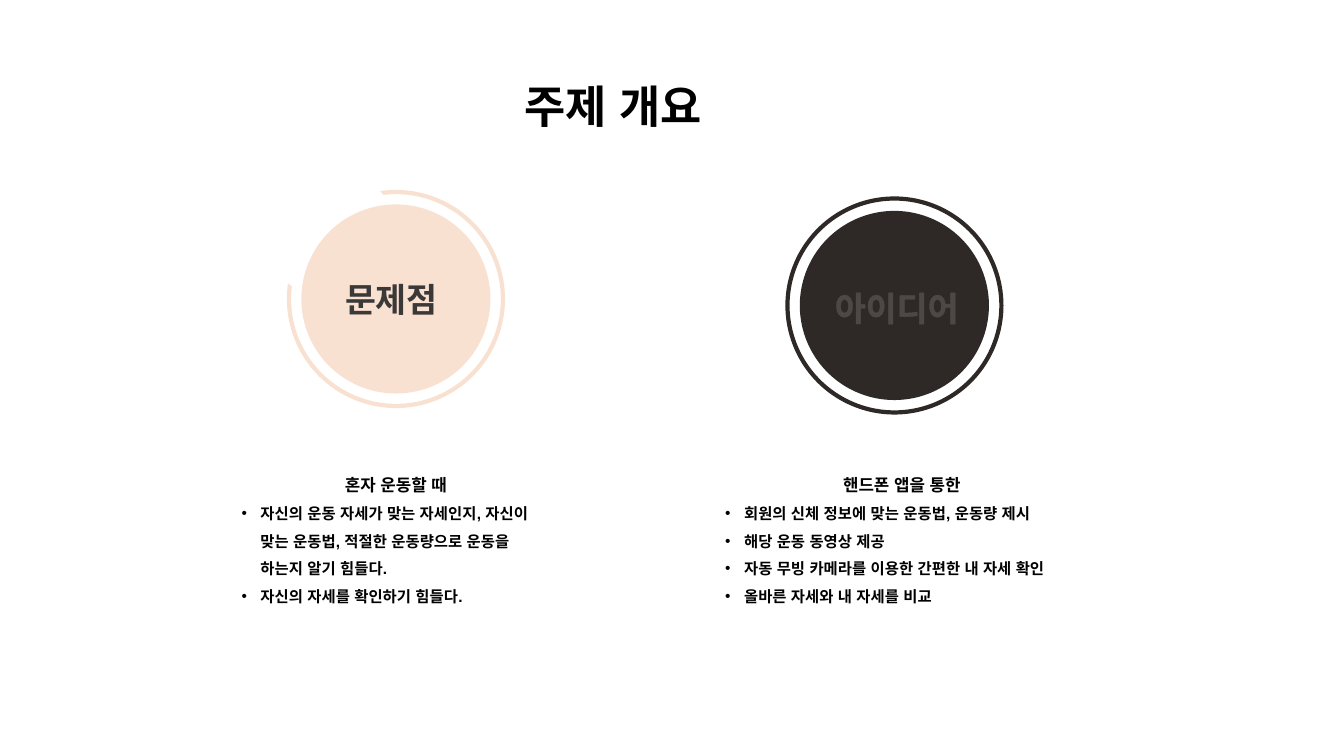
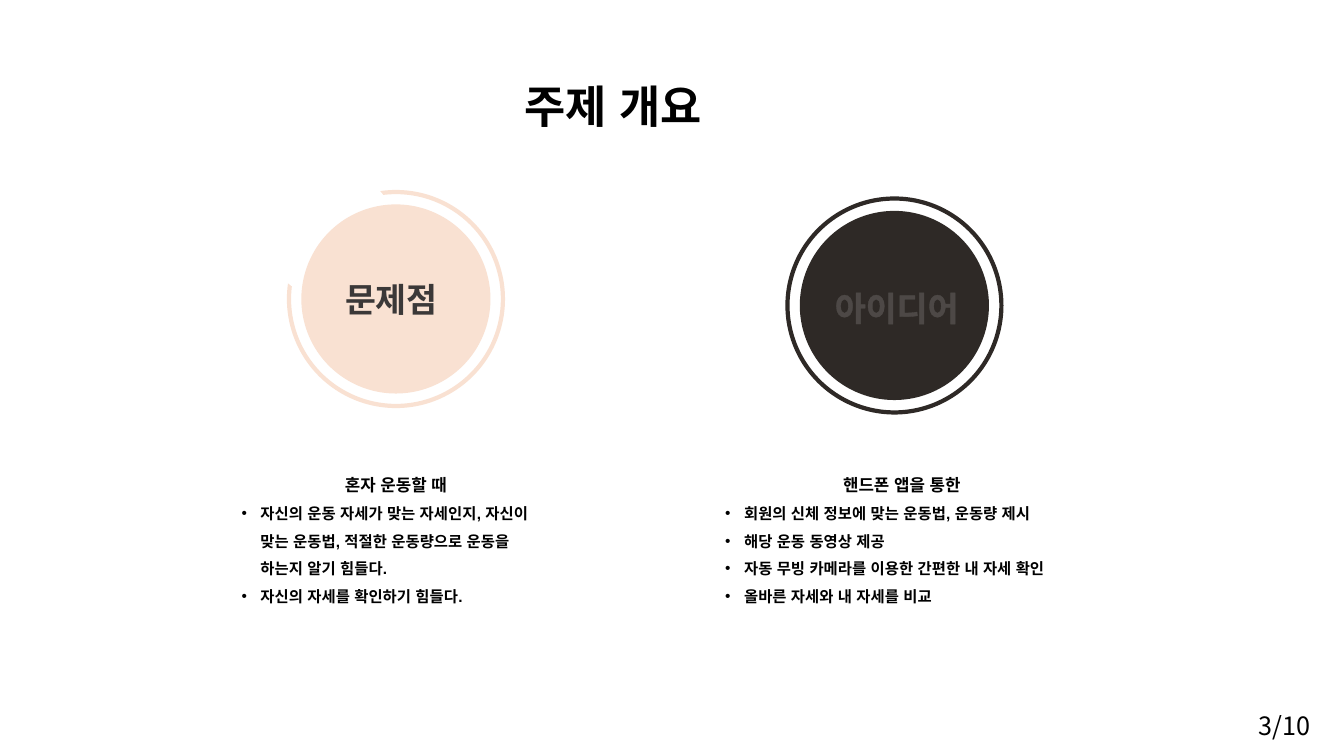
Before and after one commit to AInCT/Graduation-Design-18-1, a slide deck: slide 3 of Team-1/2018-03-14-발표자료/2018-03-14-발표자료.pptx. Drawn at 1344x756 pixels with LibreOffice and Linux fonts; fonts in the diff are those of the drawing. Boxes give left, top, right and bottom in pixels: in the first picture for what was removed or moved away, otherwise in the second. Text is boxed around its words. In the diff, an @@ line names an element or a change of style, - is before the commit and + after.

```diff
--- a/Team-1/2018-03-14-발표자료/2018-03-14-발표자료.pptx
+++ b/Team-1/2018-03-14-발표자료/2018-03-14-발표자료.pptx
@@ text added at box(1259, 715, 1311, 740), 18 pt, text #000000 @@
+3/10
```
Also in this commit, not shown: 9 other slides changed, 2 other files.
